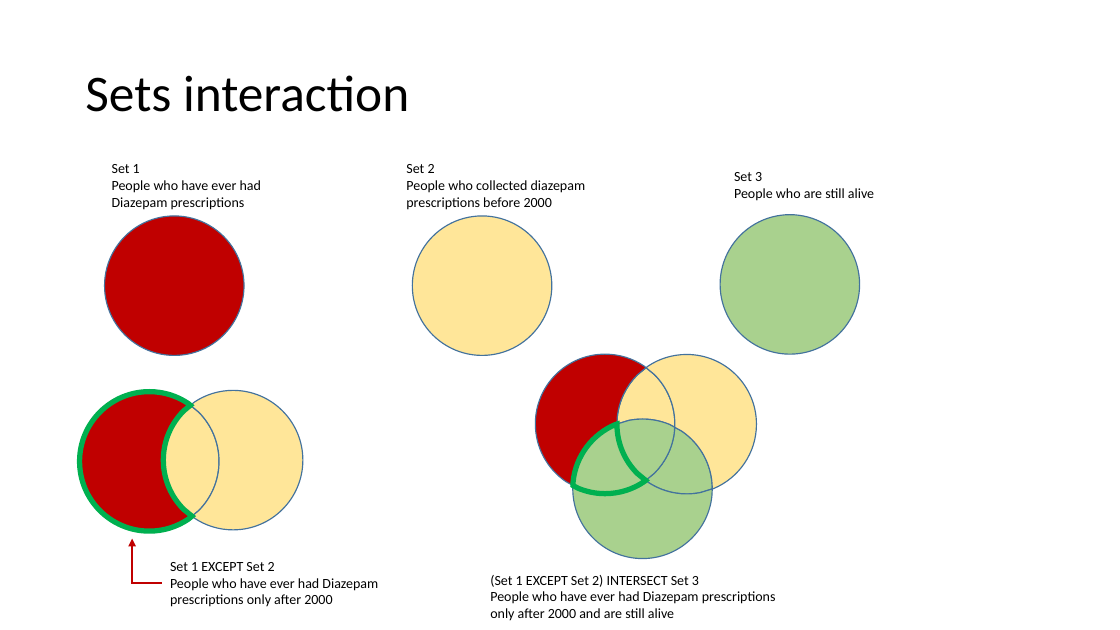
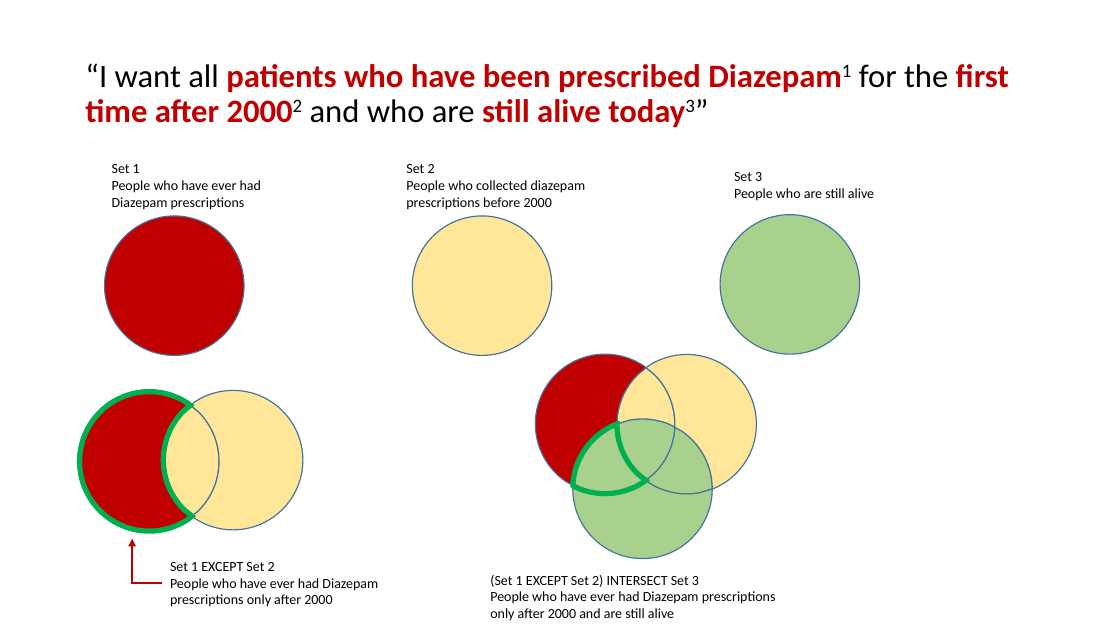
Before and after one commit to HicServices/RDMP, a slide deck: slide 11 of Documentation/Training/CohortBuilder.pptx (slide 8 before the commit). Drawn at 1120x630 pixels with LibreOffice and Linux fonts; fonts in the diff are those of the drawing. Boxes give left, top, right and bottom in pixels: in the first picture for what was removed or moved away, otherwise in the second. Text is boxed around its words. In the diff, an @@ line names an element or a change of style, - is before the commit and + after.

Commit message:
Added patient index table example.

```diff
--- a/Documentation/Training/CohortBuilder.pptx
+++ b/Documentation/Training/CohortBuilder.pptx
@@ title at box(85, 63, 1009, 123): text changed; size 44 to 28 pt; text colour #000000 to #C00000; bold on @@
-Sets interaction
+“I want all patients who have been prescribed Diazepam1 for the first time after 20002 and who are still alive today3”
```
Also in this commit, not shown: 3 other slides changed, 10 slides added, 1 slide removed.
